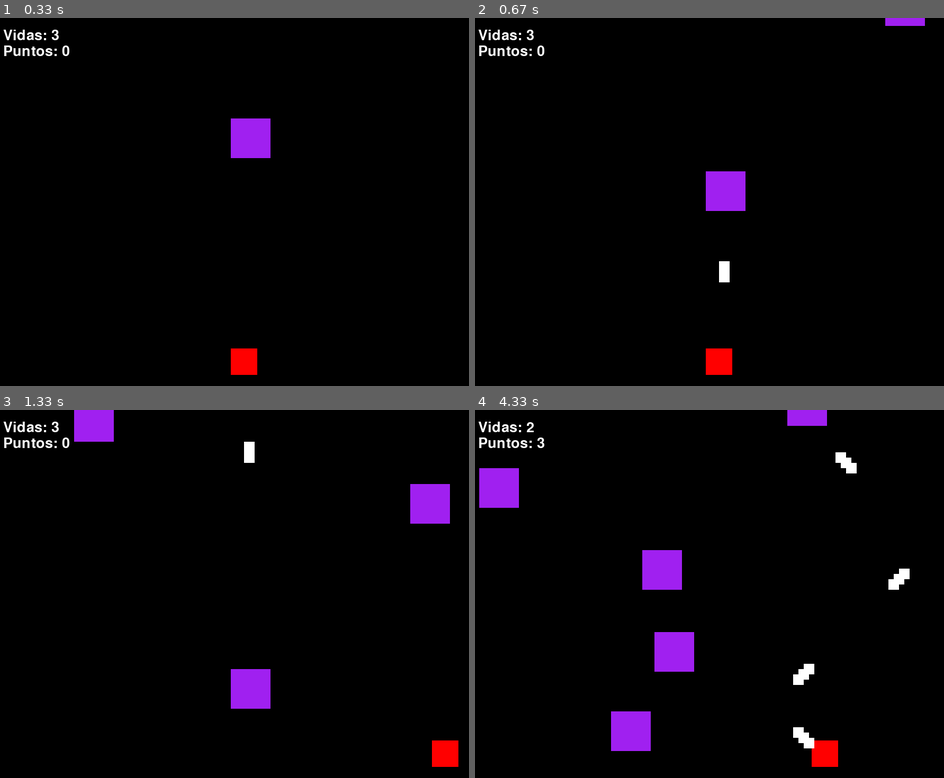
Above: before the commit, frames 1-4 (two rows, left to right).
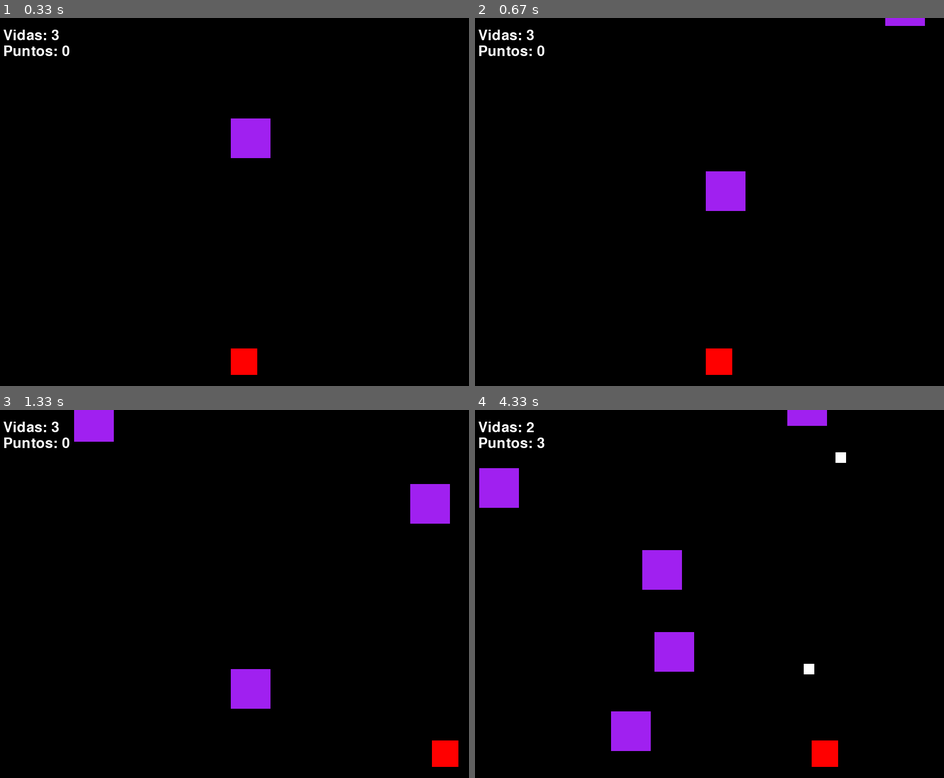
Above: after the commit, the same moments.

Repository: FRANCISCODANIEL03/Proyectos-PYTHON
Game: pygame game, started from JUEGO/pygame1.py
Two runs of this game, one before a commit and one after it. Both use one fixed random seed, a clock stepped at 60 frames per second and the inputs below.
Inputs:
- Up to frame 1 (0.33 s): no input
- Up to frame 2 (0.67 s): tap Space at 0.33 s
- Up to frame 3 (1.33 s): hold D 0.67-1.13 s; hold D from 1.17 s (still down)
- Up to frame 4 (4.33 s): release D at 1.63 s; hold A 1.67-2.2 s; hold A 2.23-2.63 s; tap Space at 2.67, 3.07, 3.37, 3.73, 4.03, 4.23 s; hold D 3-3.63 s; hold A 3.67-4.13 s; hold D from 4.17 s (still down)

Frame 1 is identical in both runs. In frame 2, 0.1% of the frame differs, in the area x 52-55%, y 66-72%; in frame 3, 0.1%; in frame 4, 0.5%, in the area x 67-93%, y 12-92%.

Commit message:
add space between bullets

Diff:
--- a/JUEGO/pygame1.py
+++ b/JUEGO/pygame1.py
@@ -27,10 +27,17 @@
 enemigos = []
 balas = []
 
+ultima_bala = 0
+tiempo_entre_balas = 500
+
 enemigos.append(Enemigo(ANCHO/2, 100))
 
 def crear_bala():
-    balas.append(Bala(cubo.rect.centerx, cubo.rect.centery))
+    global ultima_bala
+
+    if pygame.time.get_ticks() - ultima_bala > tiempo_entre_balas:
+        balas.append(Bala(cubo.rect.centerx, cubo.rect.centery))
+        ultima_bala = pygame.time.get_ticks()
 
 def gestionar_teclas(teclas):
     """
